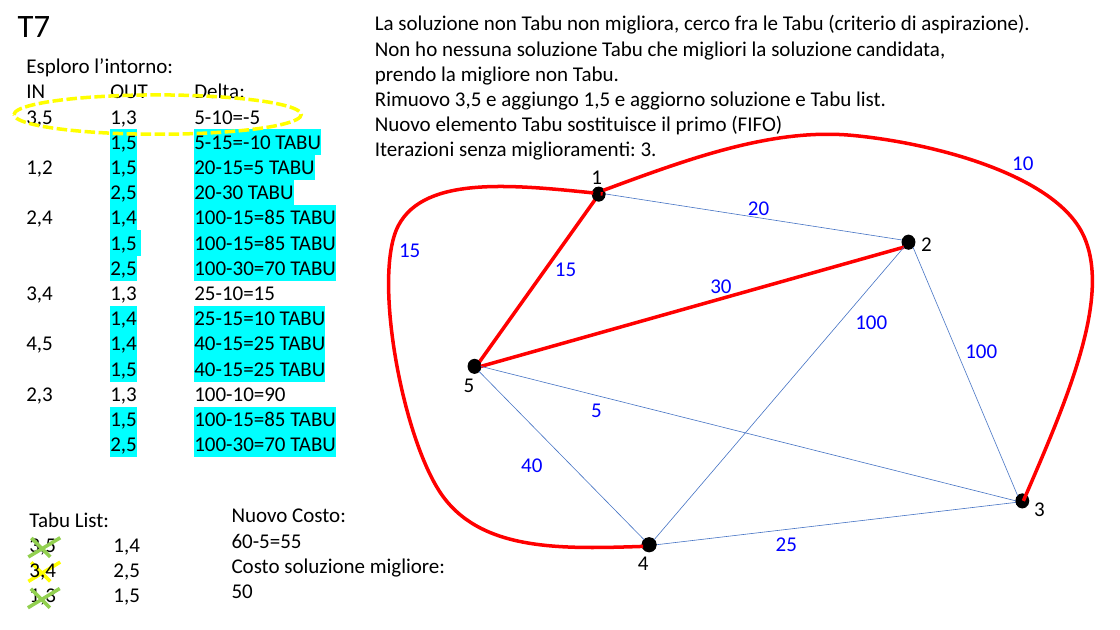
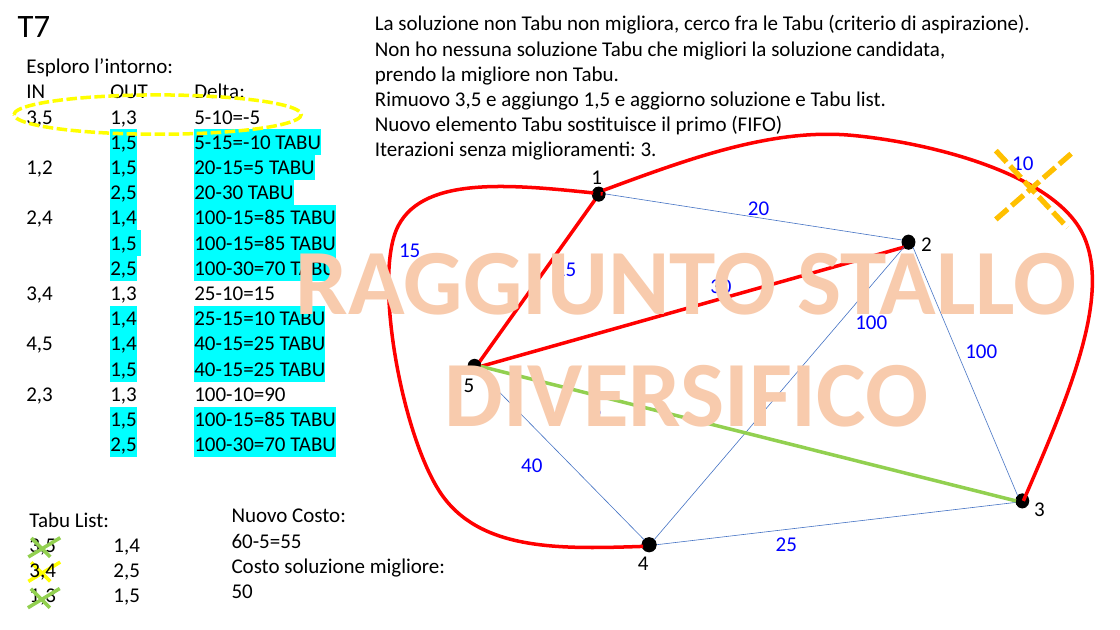
Before and after one commit to bizzarriA/LocalSearch, a slide deck: slide 8 of tabu.pptx. Drawn at 1120x630 pixels with LibreOffice and Linux fonts; fonts in the diff are those of the drawing. Boxes give left, top, right and bottom in pixels: in the first picture for what was removed or moved away, otherwise in the second. Text is boxed around its words. In the diff, an @@ line names an element or a change of style, - is before the commit and + after.

```diff
--- a/tabu.pptx
+++ b/tabu.pptx
@@ line added from (996, 219) to (1075, 151), #FFC000 4.5 pt dashed @@
@@ line added from (996, 150) to (1068, 228), #FFC000 4.5 pt dashed @@
@@ text added at [296, 236, 1077, 448], 80 pt, text #F8CBAD, bold @@
+RAGGIUNTO STALLO
+DIVERSIFICO
@@ line added from (479, 365) to (1014, 500), #4472C4 0.5 pt @@
@@ line (481, 366) - (1016, 501): stroke #4472C4 0.5 pt to #92D050 3 pt @@
```
Also in this commit, not shown: 8 other slides changed, 3 slides added, 2 other files.
